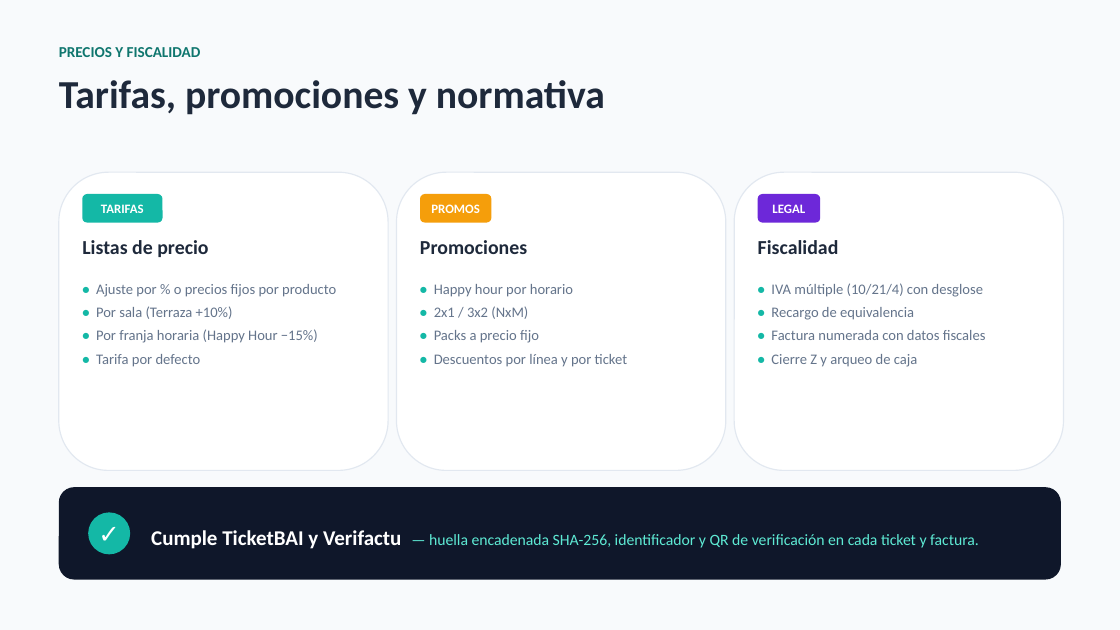
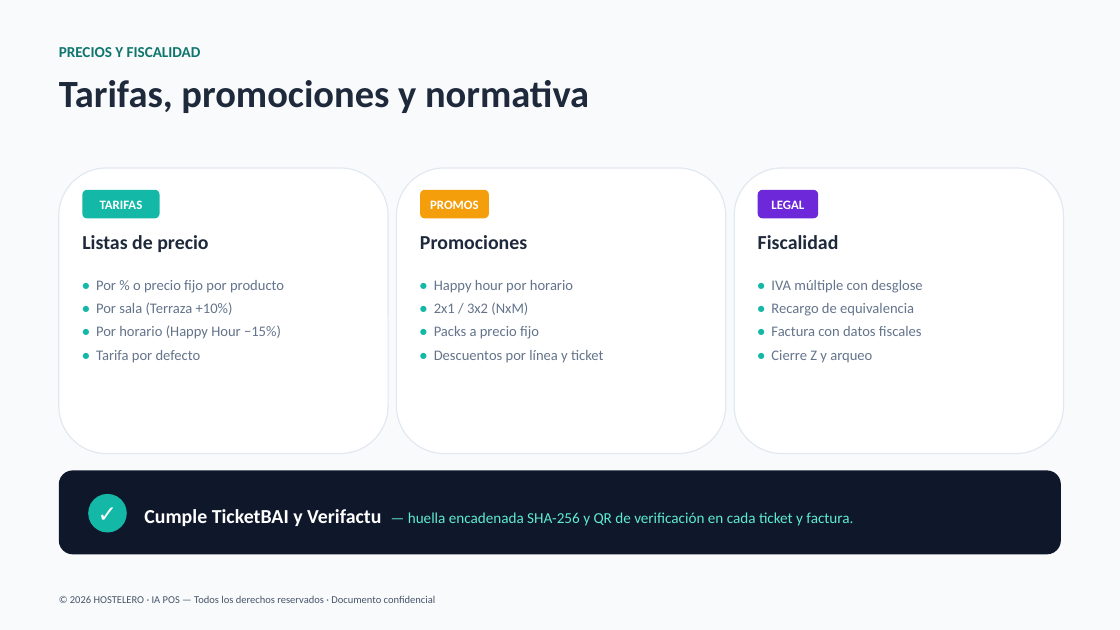
Before and after one commit to joanserramiret/HOSTELERO, a slide deck: slide 9 of HOSTELERO-Presentacion.pptx (slide 6 before the commit). Drawn at 1120x630 pixels with LibreOffice and Linux fonts; fonts in the diff are those of the drawing. Boxes give left, top, right and bottom in pixels: in the first picture for what was removed or moved away, otherwise in the second. Text is boxed around its words. In the diff, an @@ line names an element or a change of style, - is before the commit and + after.

Commit message:
HOSTELERO IA

```diff
--- a/HOSTELERO-Presentacion.pptx
+++ b/HOSTELERO-Presentacion.pptx
@@ text "Tarifas, promociones y normativa" at [59,80,589,113]: size 34 to 33 pt @@
@@ rounded rectangle: place and size @@
-rounded rectangle at [59,172,388,471]
+rounded rectangle at [59,168,388,454]
@@ rounded rectangle: place and size @@
-rounded rectangle at [397,172,726,471]
+rounded rectangle at [397,168,726,454]
@@ rounded rectangle: place and size @@
-rounded rectangle at [734,172,1064,471]
+rounded rectangle at [734,168,1064,454]
@@ 6 texts, 3 rounded rectangles: place and size @@
-6 texts, 3 rounded rectangles at [82,194,839,257]
+6 texts, 3 rounded rectangles at [82,190,839,252]
@@ text at [96,280,284,293]: text changed @@
-• Ajuste por % o precios fijos por producto
+• Por % o precio fijo por producto
@@ text at [771,280,922,293]: text changed @@
-• IVA múltiple (10/21/4) con desglose
+• IVA múltiple con desglose
@@ text at [96,325,281,339]: text changed @@
-• Por franja horaria (Happy Hour −15%)
+• Por horario (Happy Hour −15%)
@@ text at [771,326,922,363]: text changed @@
-• Factura numerada con datos fiscales
-• Cierre Z y arqueo de caja
+• Factura con datos fiscales
+• Cierre Z y arqueo
@@ text at [434,350,603,363]: text changed @@
-• Descuentos por línea y por ticket
+• Descuentos por línea y ticket
@@ rounded rectangle: place and size @@
-rounded rectangle at [59,487,1061,580]
+rounded rectangle at [59,471,1061,555]
@@ text "✓": place and size @@
-text "✓" at [88,514,130,553]
+text "✓" at [87,496,128,531]
@@ text "✓" at [87,496,128,531]: size 22 to 20 pt @@
@@ ellipse: place and size @@
-ellipse at [88,513,130,555]
+ellipse at [88,494,127,533]
@@ text at [144,509,853,526]: text changed; size 13.5 to 13 pt @@
-Cumple TicketBAI y Verifactu — huella encadenada SHA-256, identificador y QR de verificación en cada ticket y factura.
+Cumple TicketBAI y Verifactu — huella encadenada SHA-256 y QR de verificación en cada ticket y factura.
@@ text added at [70,595,435,603], 9 pt, text #475569 @@
+© 2026 HOSTELERO · IA POS — Todos los derechos reservados · Documento confidencial
```
Also in this commit, not shown: 7 other slides changed, 5 slides added, 3 slides removed, 17 other files.
